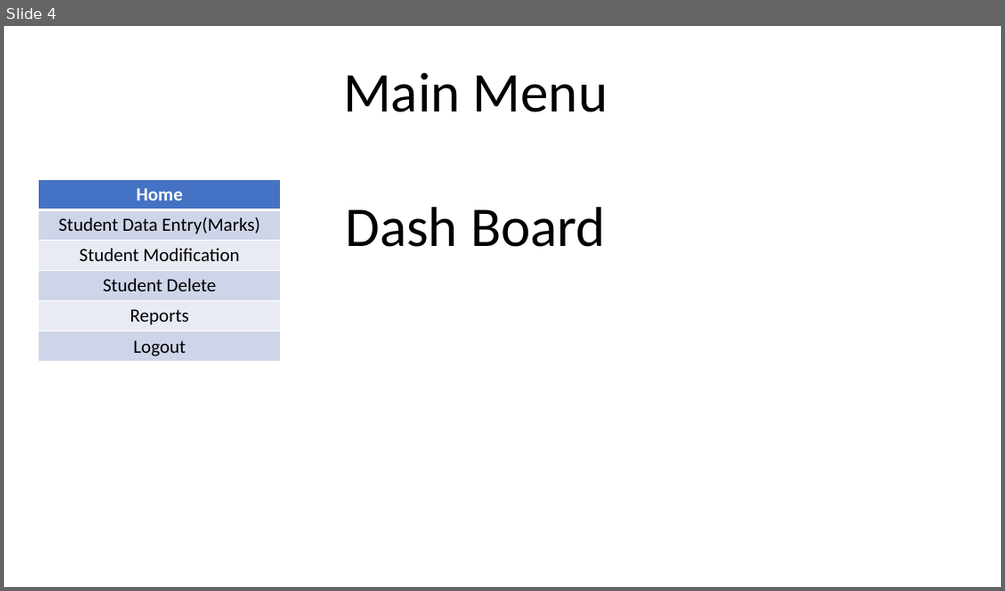
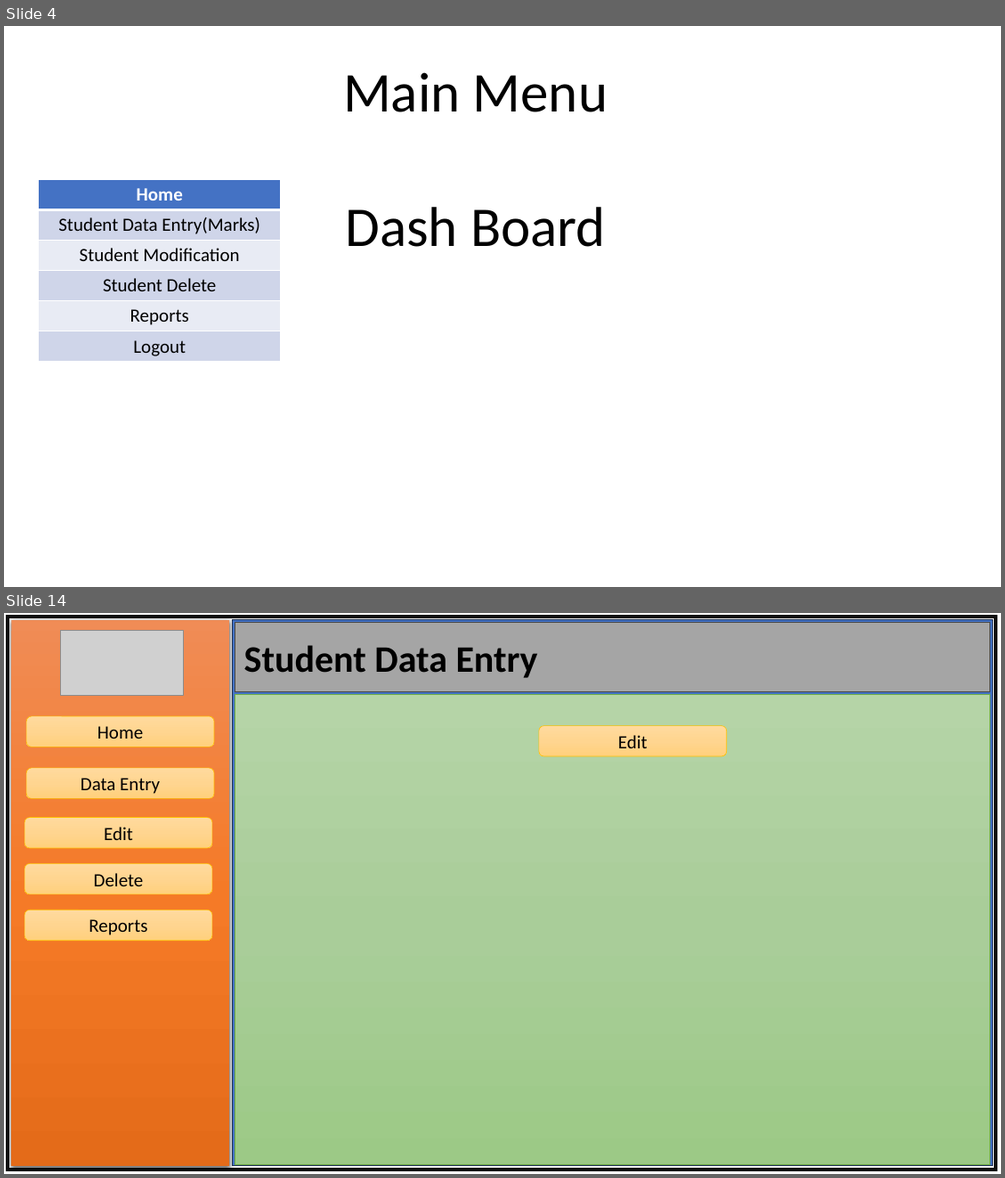
Before and after one commit to phanikumar1666/student_react_project, a slide deck: project.pptx. Shown one above the other, each under a label of ours: slide 4 before the commit, slides 4 and 14 after it; the slides between them are not shown. The pictures are 1005x591 and 1005x1178 pixels, drawn with LibreOffice and Linux fonts; fonts in the diff are those of the drawing; grey boxes stand for pictures. Boxes give left, top, right and bottom in pixels: in the first picture for what was removed or moved away, otherwise in the second. Text is boxed around its words. In the diff, an @@ line names an element or a change of style, - is before the commit and + after.

```diff
--- a/project.pptx
+++ b/project.pptx
@@ slide 14 added at (x1=4, y1=613, x2=1001, y2=1174), background #FFFFFF @@
@@ rectangle added at (x1=8, y1=617, x2=995, y2=1169), fill #F2F2F2, outline #0D0D0D 3 pt @@
@@ rectangle added at (x1=11, y1=620, x2=229, y2=1166), fill gradient #F18C57 to #F67B28 to #E56C19 @@
@@ picture added at (x1=61, y1=631, x2=183, y2=695) @@
@@ rectangle added at (x1=232, y1=620, x2=993, y2=1166), fill #4472C4, outline #1E3256 1 pt @@
@@ rectangle added at (x1=235, y1=623, x2=989, y2=691), fill #A5A5A5, outline #484848 1 pt @@
@@ text added at (x1=244, y1=645, x2=538, y2=678), 36 pt, text #000000, bold @@
+Student Data Entry
@@ rounded rectangle added at (x1=26, y1=716, x2=214, y2=747), fill gradient #FFDB9E to #FFD590 to #FFD07C, outline #FFC000 0.5 pt, 18 pt, text #000000 @@
+Home
@@ rectangle added at (x1=235, y1=695, x2=989, y2=1164), fill gradient #B5D5A7 to #AACE9A to #9CC987, outline #70AD47 0.5 pt @@
@@ rounded rectangle added at (x1=539, y1=726, x2=727, y2=756), fill gradient #FFDB9E to #FFD590 to #FFD07C, outline #FFC000 0.5 pt, 18 pt, text #000000 @@
+Edit
@@ rounded rectangle added at (x1=26, y1=768, x2=214, y2=798), fill gradient #FFDB9E to #FFD590 to #FFD07C, outline #FFC000 0.5 pt, 18 pt, text #000000 @@
+Data Entry
@@ rounded rectangle added at (x1=25, y1=817, x2=212, y2=848), fill gradient #FFDB9E to #FFD590 to #FFD07C, outline #FFC000 0.5 pt, 18 pt, text #000000 @@
+Edit
@@ rounded rectangle added at (x1=25, y1=863, x2=212, y2=894), fill gradient #FFDB9E to #FFD590 to #FFD07C, outline #FFC000 0.5 pt, 18 pt, text #000000 @@
+Delete
@@ rounded rectangle added at (x1=25, y1=910, x2=212, y2=941), fill gradient #FFDB9E to #FFD590 to #FFD07C, outline #FFC000 0.5 pt, 18 pt, text #000000 @@
+Reports
```
Also in this commit, not shown: 1 slide changed, 10 other slides added, 12 other files.
